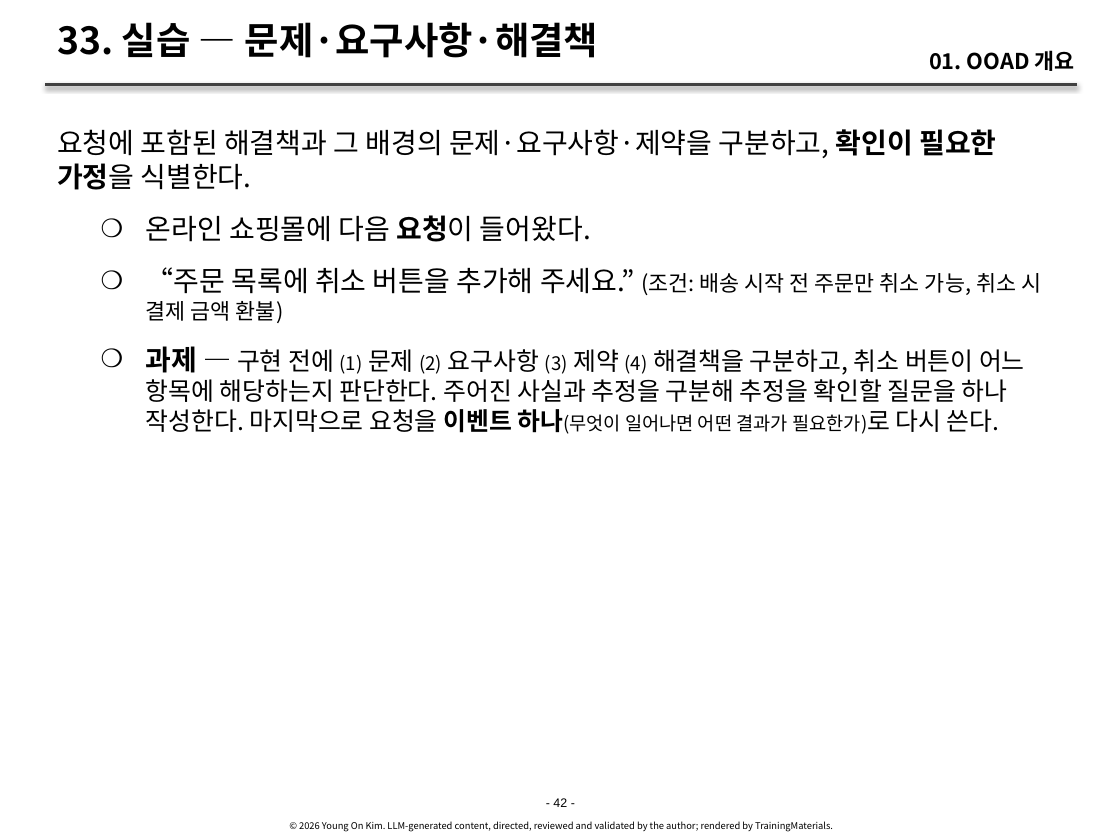
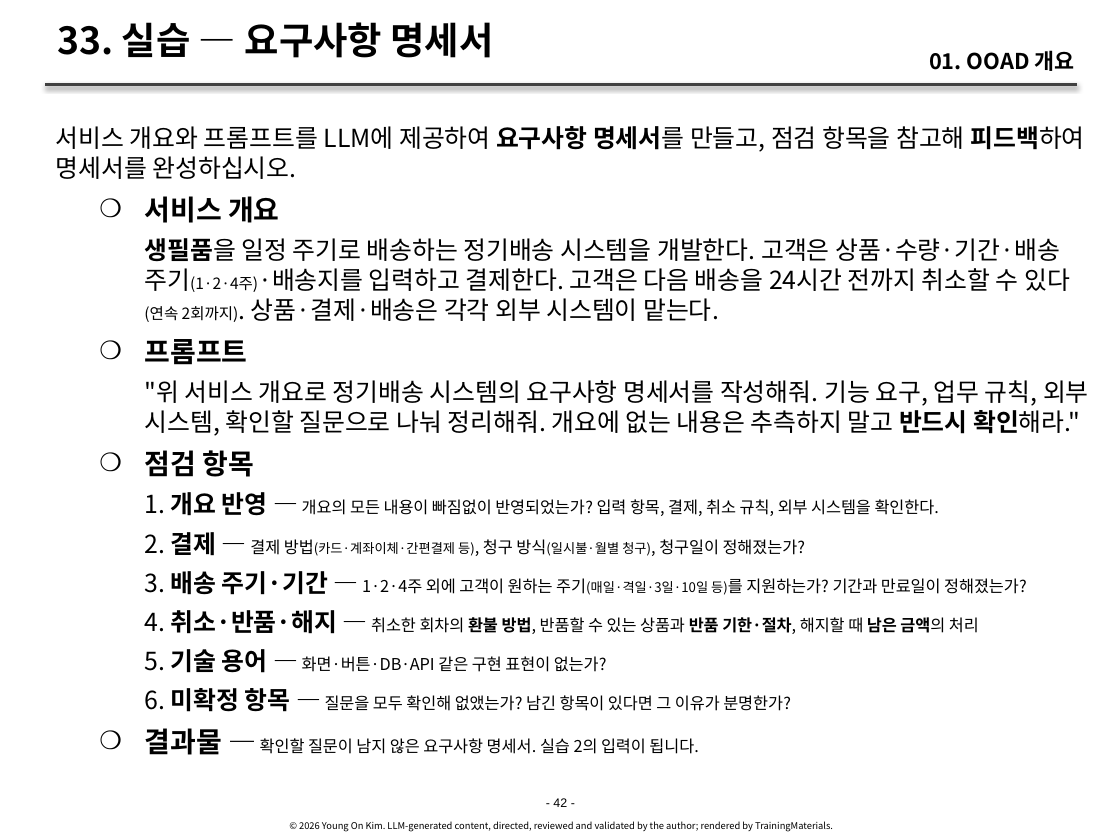
Before and after one commit to YoungSan77/TrainingMaterials, a slide deck: slide 42 of courses/ooad/sessions/s01.pptx. Drawn at 1120x840 pixels with LibreOffice and Linux fonts; fonts in the diff are those of the drawing. Boxes give left, top, right and bottom in pixels: in the first picture for what was removed or moved away, otherwise in the second. Text is boxed around its words. In the diff, an @@ line names an element or a change of style, - is before the commit and + after.

```diff
--- a/courses/ooad/sessions/s01.pptx
+++ b/courses/ooad/sessions/s01.pptx
@@ title at (57,22,494,58): text changed @@
-33. 실습 — 문제·요구사항·해결책
+33. 실습 — 요구사항 명세서
@@ text at (56,126,1089,755): text changed @@
-요청에 포함된 해결책과 그 배경의 문제·요구사항·제약을 구분하고, 확인이 필요한 가정을 식별한다.
-    ❍ 온라인 쇼핑몰에 다음 요청이 들어왔다.
-    ❍ “주문 목록에 취소 버튼을 추가해 주세요.” (조건: 배송 시작 전 주문만 취소 가능, 취소 시 결제 금액 환불)
-    ❍ 과제 — 구현 전에 (1) 문제 (2) 요구사항 (3) 제약 (4) 해결책을 구분하고, 취소 버튼이 어느 항목에 해당하는지 판단한다. 주어진 사실과 추정을 구분해 추정을 확인할 질문을 하나 작성한다. 마지막으로 요청을 이벤트 하나(무엇이 일어나면 어떤 결과가 필요한가)로 다시 쓴다.
+서비스 개요와 프롬프트를 LLM에 제공하여 요구사항 명세서를 만들고, 점검 항목을 참고해 피드백하여 명세서를 완성하십시오.
+    ❍ 서비스 개요
+      생필품을 일정 주기로 배송하는 정기배송 시스템을 개발한다. 고객은 상품·수량·기간·배송 주기(1·2·4주)·배송지를 입력하고 결제한다. 고객은 다음 배송을 24시간 전까지 취소할 수 있다(연속 2회까지). 상품·결제·배송은 각각 외부 시스템이 맡는다.
+    ❍ 프롬프트
+      "위 서비스 개요로 정기배송 시스템의 요구사항 명세서를 작성해줘. 기능 요구, 업무 규칙, 외부 시스템, 확인할 질문으로 나눠 정리해줘. 개요에 없는 내용은 추측하지 말고 반드시 확인해라."
+    ❍ 점검 항목
+      1. 개요 반영 — 개요의 모든 내용이 빠짐없이 반영되었는가? 입력 항목, 결제, 취소 규칙, 외부 시스템을 확인한다.
+      2. 결제 — 결제 방법(카드·계좌이체·간편결제 등), 청구 방식(일시불·월별 청구), 청구일이 정해졌는가?
+      3. 배송 주기·기간 — 1·2·4주 외에 고객이 원하는 주기(매일·격일·3일·10일 등)를 지원하는가? 기간과 만료일이 정해졌는가?
+      4. 취소·반품·해지 — 취소한 회차의 환불 방법, 반품할 수 있는 상품과 반품 기한·절차, 해지할 때 남은 금액의 처리
+      5. 기술 용어 — 화면·버튼·DB·API 같은 구현 표현이 없는가?
+      6. 미확정 항목 — 질문을 모두 확인해 없앴는가? 남긴 항목이 있다면 그 이유가 분명한가?
+    ❍ 결과물 — 확인할 질문이 남지 않은 요구사항 명세서. 실습 2의 입력이 됩니다.
```
Also in this commit, not shown: 2 other slides changed, 39 other files.
